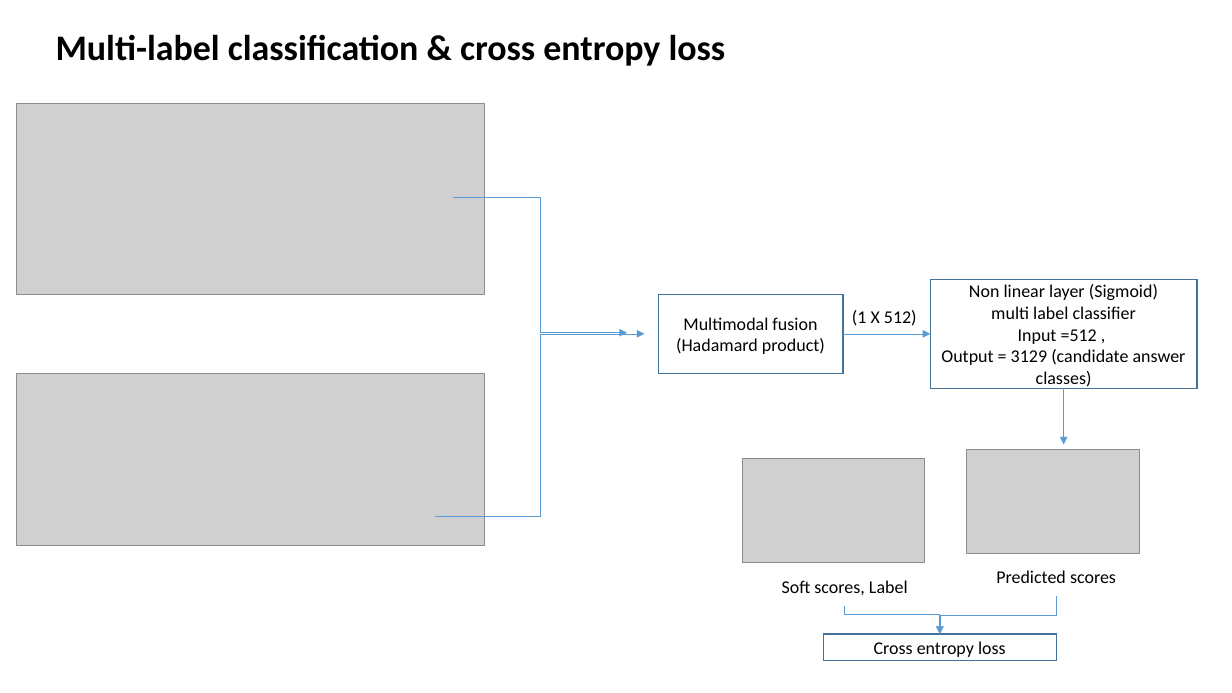
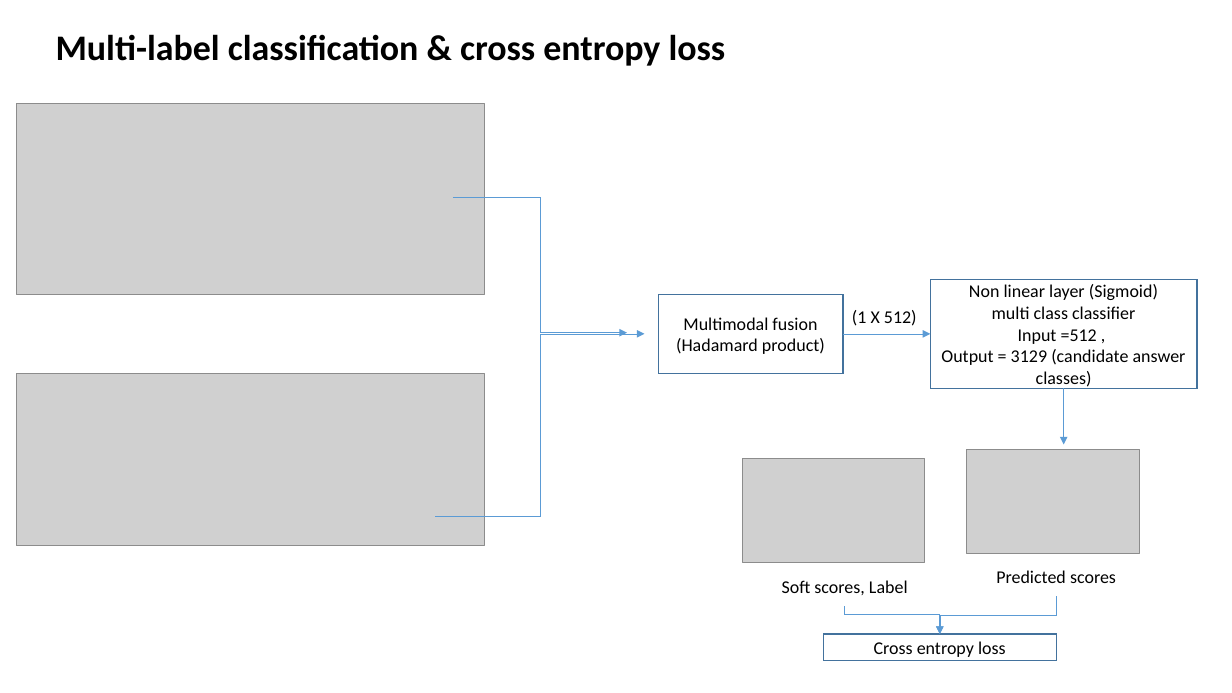
Before and after one commit to HarishMashetty/VisualQuestionAnswering, a slide deck: slide 13 of Project Proposal/VQA presentation.pptx (slide 12 before the commit). Drawn at 1232x693 pixels with LibreOffice and Linux fonts; fonts in the diff are those of the drawing; grey boxes stand for pictures. Boxes give left, top, right and bottom in pixels: in the first picture for what was removed or moved away, otherwise in the second. Text is boxed around its words. In the diff, an @@ line names an element or a change of style, - is before the commit and + after.

```diff
--- a/Project Proposal/VQA presentation.pptx
+++ b/Project Proposal/VQA presentation.pptx
@@ text in rectangle at [992,306,1135,319]: text changed @@
-multi label classifier
+multi class classifier
```
Also in this commit, not shown: 5 other slides changed, 2 slides added, 3 other files.
